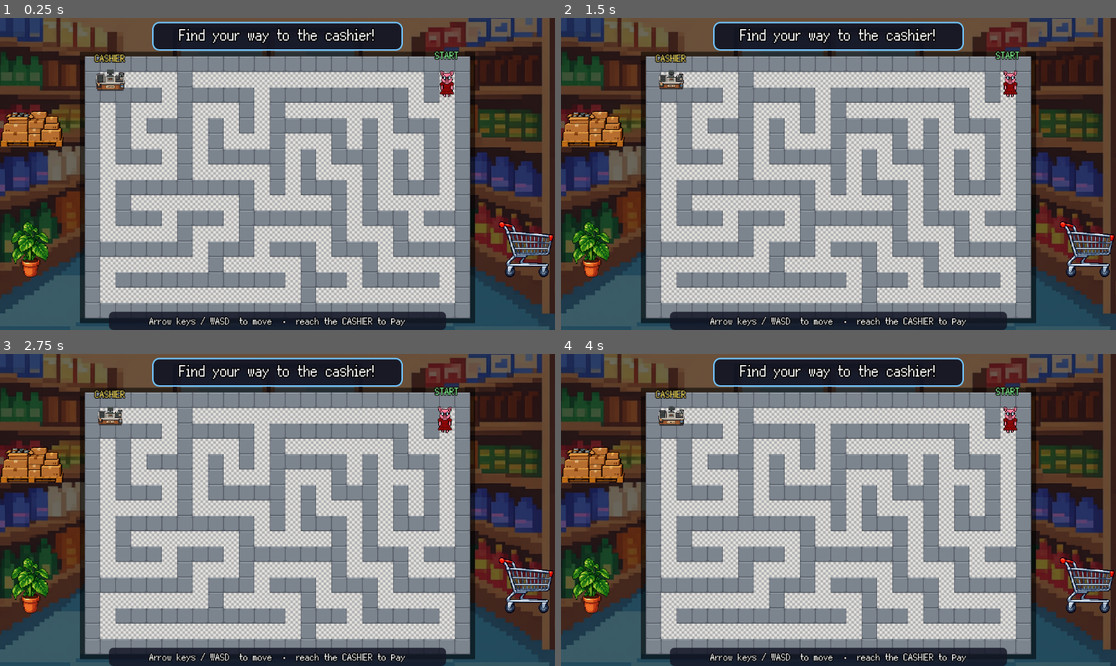
Above: before the commit, frames 1-4 (two rows, left to right).
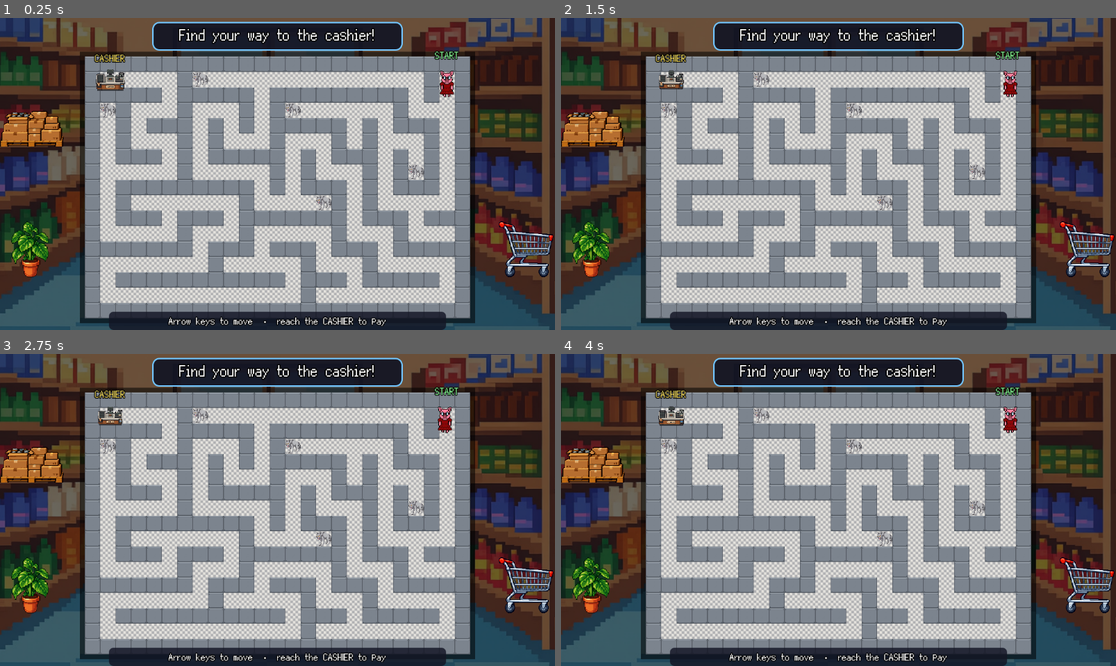
Above: after the commit, the same moments.

Repository: iamthewalrusz/supermarket-game
Game: Godot game, scene res://Scenes/maze.tscn
Same seed, same stepped clock (60 frames per second), same inputs: the game is played once before the commit and once after it. This scene is started directly instead of the project's main scene.
Inputs (mouse positions are in pixels of both pictures, inside the frame that each line leads up to):
- Up to frame 1 (0.25 s): no input
- Up to frame 2 (1.5 s): tap Enter (ui_accept) at 0.5 s; move the mouse to (960, 158) at 0.52 s; hold Right (ui_right) 0.53-1.25 s; hold Enter (ui_accept) 0.53-1.25 s; click (960, 158) at 0.67 s; drag from (727, 189) to (672, 80) at 1.27 s
- Up to frame 3 (2.75 s): move the mouse to (333, 441) at 2.02 s; hold Left (ui_left) from 2.03 s (still down); hold Enter (ui_accept) from 2.03 s (still down); click (333, 441) at 2.17 s
- Up to frame 4 (4 s): release Left (ui_left) at 2.75 s; release Enter (ui_accept) at 2.75 s; drag from (810, 572) to (672, 463) at 2.77 s; tap Enter (ui_accept) at 3.5 s; move the mouse to (1005, 556) at 3.52 s; hold Right (ui_right) from 3.53 s (still down); hold Enter (ui_accept) from 3.53 s (still down); click (1005, 556) at 3.67 s

The runs differ from the first frame. In frame 1, 1.0% of the frame differs, in the area x 18-77%, y 17-99%; in frame 2, 1.0%; in frame 3, 1.0%; in frame 4, 1.0%.

Commit message:
maze enemies

Diff:
--- /dev/null
+++ b/Scenes/ending.tscn
@@ -0,0 +1,85 @@
+[gd_scene format=3 uid="uid://d30ruotmcl1mk"]
+
+[ext_resource type="Script" uid="uid://bqup4jjb0vdc2" path="res://Scripts/ending.gd" id="1_ib4ol"]
+[ext_resource type="Texture2D" uid="uid://bkxl0nmhjesta" path="res://Assets/market_pixel.png" id="2_bfdlc"]
+[ext_resource type="Texture2D" uid="uid://bknhimtqu1dbd" path="res://Assets/Sprites/sarah3.png" id="3_8w7g3"]
+[ext_resource type="Texture2D" uid="uid://71qm0t0q5hla" path="res://Assets/Sprites/richard3.png" id="4_hv2aa"]
+[ext_resource type="Texture2D" uid="uid://u65f8wdfvxhq" path="res://Assets/Sprites/rachel3.png" id="5_1bcf8"]
+
+[sub_resource type="StyleBoxFlat" id="StyleBoxFlat_rsiac"]
+bg_color = Color(0.18, 0.18, 0.18, 1)
+border_width_left = 6
+border_width_top = 6
+border_width_right = 6
+border_width_bottom = 6
+corner_detail = 9
+
+[node name="Intro" type="Node2D" unique_id=231266706]
+script = ExtResource("1_ib4ol")
+
+[node name="Sprite2D" type="Sprite2D" parent="." unique_id=375882434]
+position = Vector2(576, 324)
+scale = Vector2(0.6, 0.6)
+texture = ExtResource("2_bfdlc")
+
+[node name="Sarah" type="TextureRect" parent="." unique_id=1579848507]
+offset_left = 187.0
+offset_top = 396.0
+offset_right = 338.0
+offset_bottom = 636.2893
+texture = ExtResource("3_8w7g3")
+expand_mode = 1
+
+[node name="Richard" type="TextureRect" parent="." unique_id=1803313095]
+offset_left = 608.0
+offset_top = 284.0
+offset_right = 825.0
+offset_bottom = 631.2
+texture = ExtResource("4_hv2aa")
+expand_mode = 1
+
+[node name="Rachel" type="TextureRect" parent="." unique_id=1262266229]
+offset_left = 416.0
+offset_top = 286.0
+offset_right = 600.0
+offset_bottom = 628.4
+texture = ExtResource("5_1bcf8")
+expand_mode = 1
+
+[node name="MessageLabel" type="Label" parent="." unique_id=1097085348]
+offset_top = 2.0
+offset_right = 1152.0
+offset_bottom = 214.0
+mouse_filter = 0
+theme_override_font_sizes/font_size = 40
+theme_override_styles/normal = SubResource("StyleBoxFlat_rsiac")
+text = "Mom and dad, we're done!"
+horizontal_alignment = 1
+vertical_alignment = 1
+
+[node name="NameLabel" type="Label" parent="MessageLabel" unique_id=1969022511]
+layout_mode = 0
+offset_left = 28.0
+offset_top = 12.0
+offset_right = 600.0
+offset_bottom = 56.0
+theme_override_colors/font_color = Color(1, 0.85, 0.4, 1)
+theme_override_font_sizes/font_size = 30
+text = "Sarah"
+vertical_alignment = 1
+
+[node name="Label" type="Label" parent="MessageLabel" unique_id=1969022510]
+layout_mode = 0
+offset_left = 1096.0
+offset_top = 162.0
+offset_right = 1144.0
+offset_bottom = 220.0
+theme_override_font_sizes/font_size = 42
+text = ">>"
+horizontal_alignment = 1
+vertical_alignment = 1
+
+[node name="VoiceAudio" type="AudioStreamPlayer2D" parent="." unique_id=1947259824]
+panning_strength = 0.0
+
+[connection signal="gui_input" from="MessageLabel" to="." method="_on_message_label_gui_input"]
--- a/Scenes/maze.tscn
+++ b/Scenes/maze.tscn
@@ -13,6 +13,7 @@
 [ext_resource type="Texture2D" uid="uid://d0rm43e0cj1rm" path="res://Assets/generated/store_plant_pot.png" id="9_plant"]
 [ext_resource type="Texture2D" uid="uid://cabcg4ybgclcb" path="res://Assets/generated/shopping_cart_frame_0.png" id="10_cart"]
 [ext_resource type="Texture2D" uid="uid://bsxjp8dmqf23r" path="res://Assets/generated/store_pallet_stack.png" id="11_pallet"]
+[ext_resource type="PackedScene" uid="uid://dkhx4veynb7v1" path="res://Scenes/maze_enemy.tscn" id="13_fg2sw"]
 
 [sub_resource type="TileSetAtlasSource" id="TileSetAtlasSource_3sfa0"]
 texture = ExtResource("2_5f7w8")
@@ -210,6 +211,23 @@
 sprite_frames = SubResource("player_frames")
 animation = &"standing"
 
+[node name="Node" type="Node" parent="." unique_id=1558091093]
+
+[node name="MazeEnemy1" parent="Node" unique_id=270584028 instance=ExtResource("13_fg2sw")]
+position = Vector2(416, 127)
+
+[node name="MazeEnemy2" parent="Node" unique_id=1209308405 instance=ExtResource("13_fg2sw")]
+position = Vector2(864, 319)
+
+[node name="MazeEnemy3" parent="Node" unique_id=1610024271 instance=ExtResource("13_fg2sw")]
+position = Vector2(608, 191)
+
+[node name="MazeEnemy4" parent="Node" unique_id=28379330 instance=ExtResource("13_fg2sw")]
+position = Vector2(672, 383)
+
+[node name="MazeEnemy5" parent="Node" unique_id=592885764 instance=ExtResource("13_fg2sw")]
+position = Vector2(224, 191)
+
 [node name="CanvasLayer" type="CanvasLayer" parent="." unique_id=77248957]
 
 [node name="UI" type="Control" parent="CanvasLayer" unique_id=548410679]
@@ -250,7 +268,7 @@
 offset_top = 616.0
 offset_right = 1152.0
 offset_bottom = 648.0
-text = "Arrow keys / WASD  to move  •  reach the CASHIER to pay"
+text = "Arrow keys to move  •  reach the CASHIER to pay"
 label_settings = SubResource("label_small")
 horizontal_alignment = 1
 
--- /dev/null
+++ b/Scenes/maze_enemy.tscn
@@ -0,0 +1,17 @@
+[gd_scene format=3 uid="uid://dkhx4veynb7v1"]
+
+[ext_resource type="Texture2D" uid="uid://bab6edtdobkre" path="res://Assets/Sprites/wolf.png" id="1_rf6am"]
+
+[sub_resource type="RectangleShape2D" id="RectangleShape2D_8exmi"]
+size = Vector2(32, 32)
+
+[node name="MazeEnemy" type="CharacterBody2D" unique_id=270584028]
+
+[node name="CollisionShape2D" type="CollisionShape2D" parent="." unique_id=1657415355]
+position = Vector2(0, 1)
+shape = SubResource("RectangleShape2D_8exmi")
+
+[node name="Sprite2D" type="Sprite2D" parent="." unique_id=469452630]
+position = Vector2(0, 0.9843744)
+scale = Vector2(0.04513638, 0.056883898)
+texture = ExtResource("1_rf6am")
--- /dev/null
+++ b/Scripts/ending.gd
@@ -0,0 +1,41 @@
+extends Node2D
+
+@onready var message_label: Label = $MessageLabel
+@onready var name_label: Label = $MessageLabel/NameLabel
+
+# Each line is [speaker, text].
+const DIALOGUE: Array = [
+	["Sarah", "Mom and dad, we're done!"],
+	["Rachel", "Yes, honey! We got all that we needed!"],
+	["Rachel", "Let's go! I'll drive us back home!"],
+]
+
+var dialogue_index: int = 0
+
+
+func _ready() -> void:
+	_show_line()
+
+
+func _process(_delta: float) -> void:
+	if Input.is_action_just_pressed("ui_accept"):
+		_advance()
+
+
+func _show_line() -> void:
+	var line: Array = DIALOGUE[dialogue_index]
+	name_label.text = line[0]
+	message_label.text = line[1]
+
+
+func _advance() -> void:
+	dialogue_index += 1
+	if dialogue_index < DIALOGUE.size():
+		_show_line()
+	else:
+		SceneTransition.fade_to("res://Scenes/menu.tscn")
+
+
+func _on_message_label_gui_input(event: InputEvent) -> void:
+	if event is InputEventMouseButton and event.button_index == MOUSE_BUTTON_LEFT and event.pressed:
+		_advance()
--- a/Scripts/maze_game.gd
+++ b/Scripts/maze_game.gd
@@ -42,9 +42,9 @@
 	message_panel.visible = true
 	blocker.visible = true
 	await get_tree().create_timer(2.2).timeout
-	SceneTransition.fade_to("res://Scenes/checkout.tscn")
+	SceneTransition.fade_to("res://Scenes/ending.tscn")
 
 
 func _on_blocker_gui_input(event: InputEvent) -> void:
 	if _won and event is InputEventMouseButton and event.pressed:
-		SceneTransition.fade_to("res://Scenes/checkout.tscn")
+		SceneTransition.fade_to("res://Scenes/ending.tscn")
Not shown, added: Scripts/ending.gd.uid
Not shown, changed: jogo ic.txt
